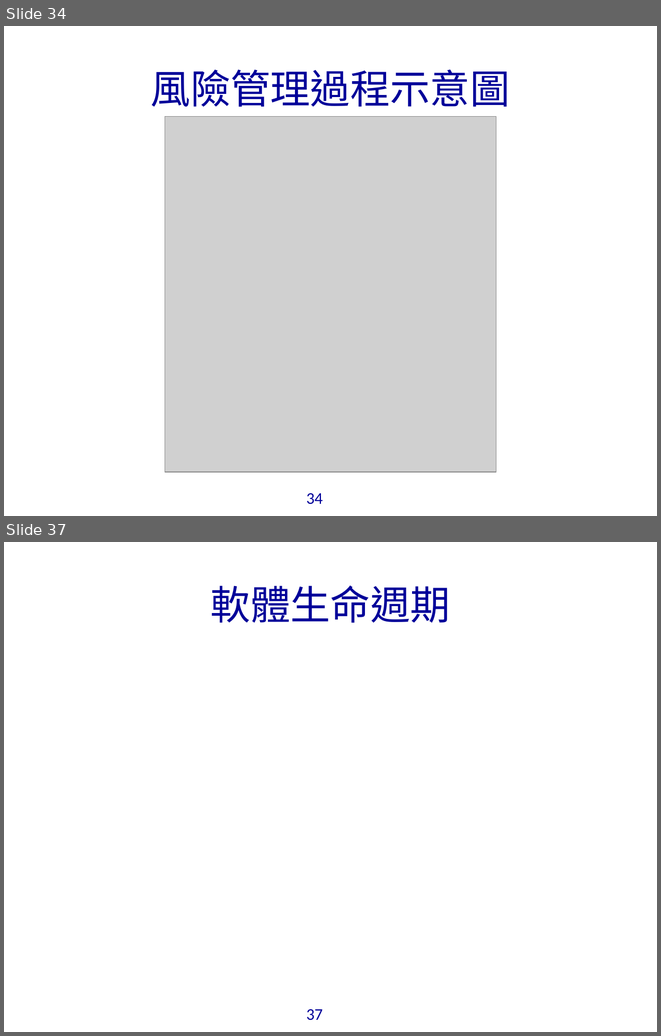
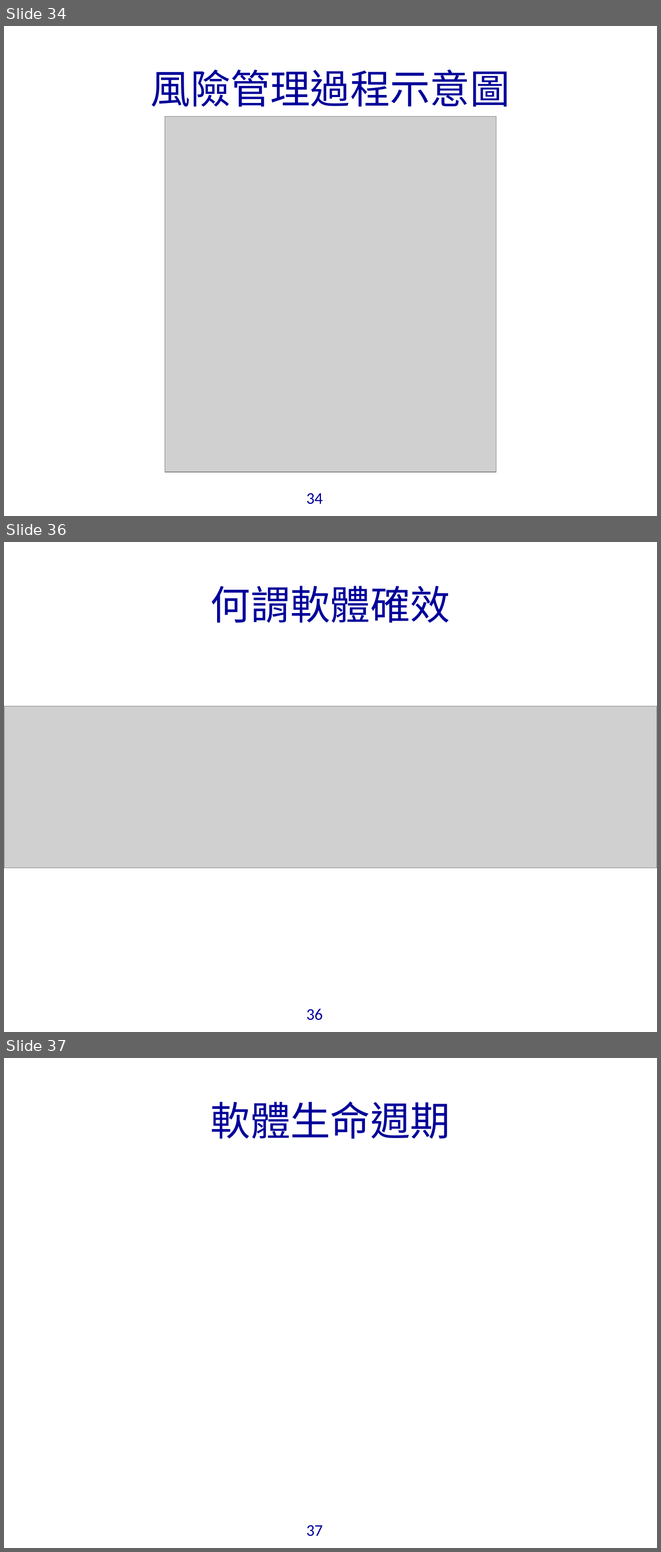
Before and after one commit to bunshue/vcs, a slide deck: _1.data/軟體確效報告/軟體確效報告0512c.ppt. Shown one above the other, each under a label of ours: slides 34 and 37 before the commit, slides 34, 36 and 37 after it; the slides between them are not shown. The pictures are 661x1036 and 661x1552 pixels, drawn with LibreOffice and Linux fonts; fonts in the diff are those of the drawing; grey boxes stand for pictures; background and template pictures are left out. Boxes give left, top, right and bottom in pixels: in the first picture for what was removed or moved away, otherwise in the second. Text is boxed around its words. In the diff, an @@ line names an element or a change of style, - is before the commit and + after.

```diff
--- a/_1.data/軟體確效報告/軟體確效報告0512c.ppt
+++ b/_1.data/軟體確效報告/軟體確效報告0512c.ppt
@@ slide 36 added at (4, 542, 657, 1032), background picture (left out); not listed: 1 template element that a slide beside it also shows @@
@@ title added at (211, 585, 450, 623), 44 pt, text #000099 @@
+何謂軟體確效
@@ picture added at (4, 706, 657, 868) @@
```
Also in this commit, not shown: 2 slides changed, 1 other slide added, 2 slides removed, 6 other files.
